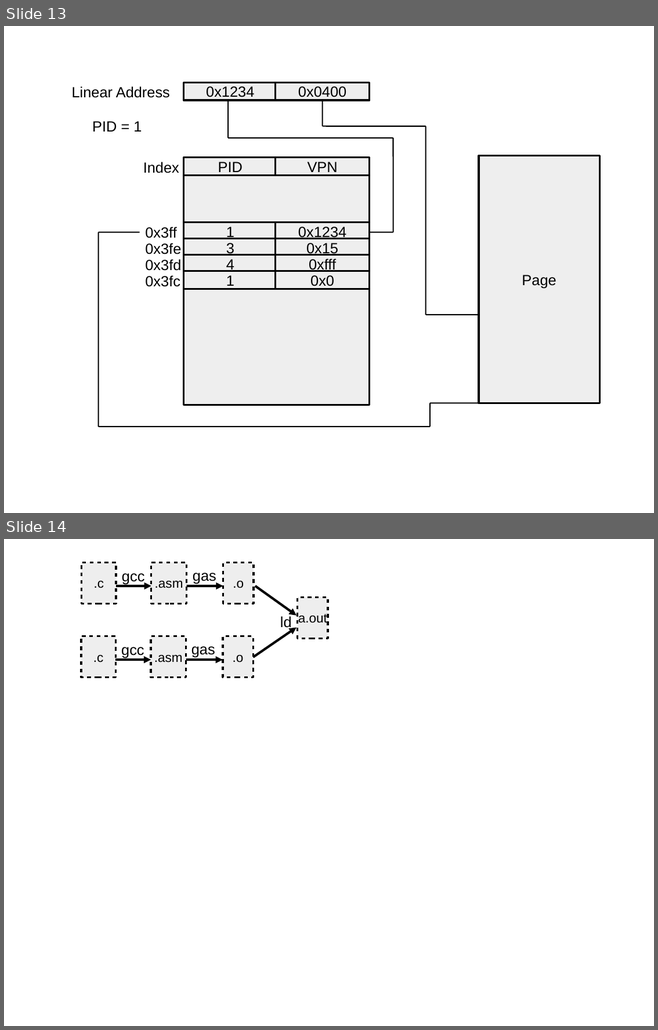
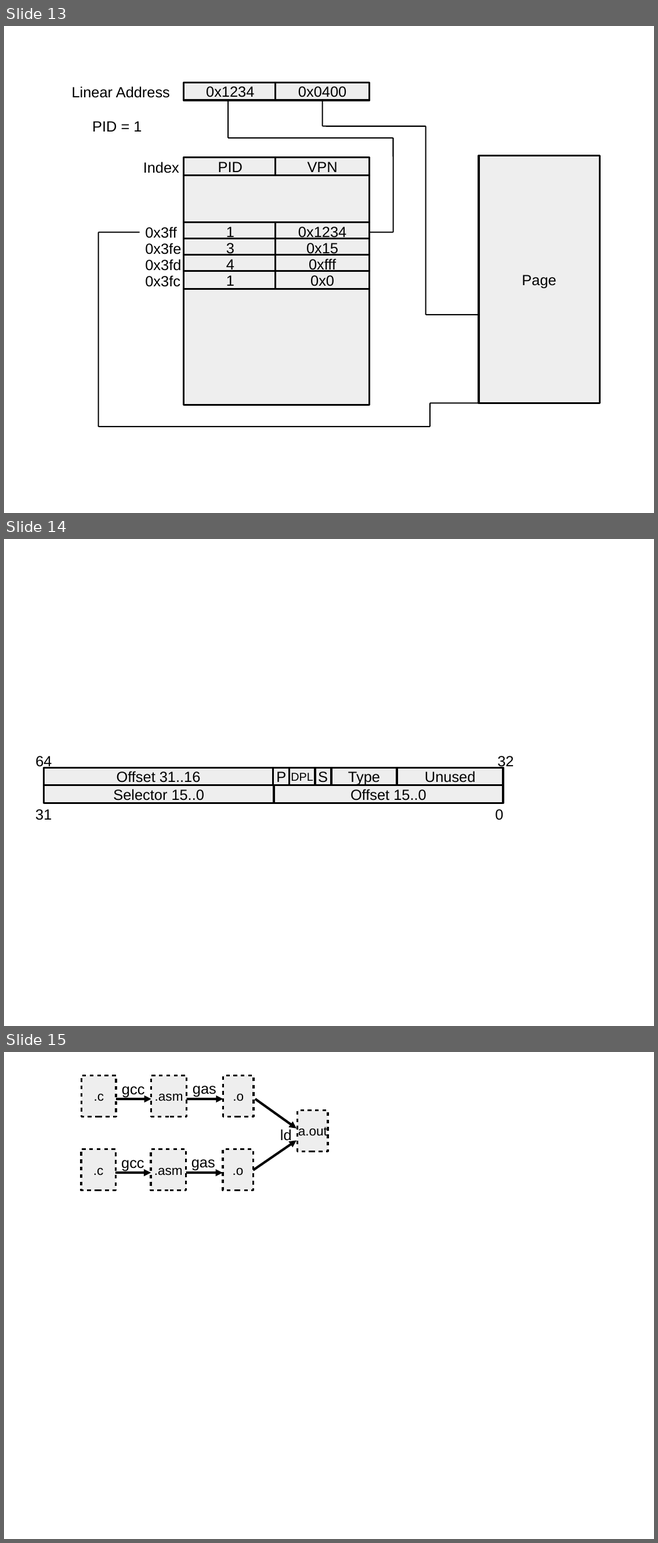
Before and after one commit to davidiw/os-website, a slide deck: lectures/images/images.odp. Shown one above the other, each under a label of ours: slides 13 and 14 before the commit, slides 13, 14 and 15 after it. The pictures are 658x1030 and 658x1543 pixels, drawn with LibreOffice and Linux fonts; fonts in the diff are those of the drawing. Boxes give left, top, right and bottom in pixels: in the first picture for what was removed or moved away, otherwise in the second. Text is boxed around its words. In the diff, an @@ line names an element or a change of style, - is before the commit and + after.

```diff
--- a/lectures/images/images.odp
+++ b/lectures/images/images.odp
@@ slide 14 added at [4,539,654,1026], background #FFFFFF @@
@@ text added at [35,756,52,770], 18 pt, text #000000 @@
+64
@@ text added at [497,756,513,770], 18 pt, text #000000 @@
+32
@@ rectangle added at [44,768,273,785], fill #EEEEEE, outline #000000 2.3 pt, 18 pt, text #000000 @@
+Offset 31..16
@@ rectangle added at [273,768,290,785], fill #EEEEEE, outline #000000 2.3 pt, 18 pt, text #000000 @@
+P
@@ rectangle added at [289,768,315,785], fill #EEEEEE, outline #000000 2.3 pt, 14 pt, text #000000 @@
+DPL
@@ rectangle added at [315,768,332,785], fill #EEEEEE, outline #000000 2.3 pt, 18 pt, text #000000 @@
+S
@@ rectangle added at [331,768,397,785], fill #EEEEEE, outline #000000 2.3 pt, 18 pt, text #000000 @@
+Type
@@ rectangle added at [397,768,503,785], fill #EEEEEE, outline #000000 2.3 pt, 18 pt, text #000000 @@
+Unused
@@ rectangle added at [44,785,274,803], fill #EEEEEE, outline #000000 2.3 pt, 18 pt, text #000000 @@
+Selector 15..0
@@ rectangle added at [274,785,503,803], fill #EEEEEE, outline #000000 2.3 pt, 18 pt, text #000000 @@
+Offset 15..0
@@ text added at [35,809,52,820], 18 pt, text #000000 @@
+31
@@ text added at [495,809,503,820], 18 pt, text #000000 @@
+0
@@ what was slide 14 is now slide 15 @@
```
Also in this commit, not shown: 3 other files.
